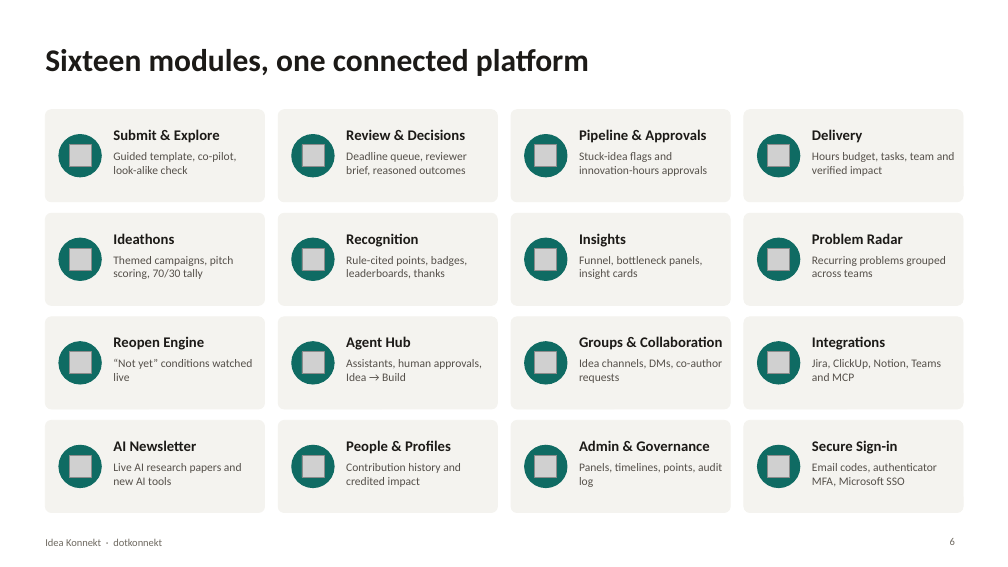
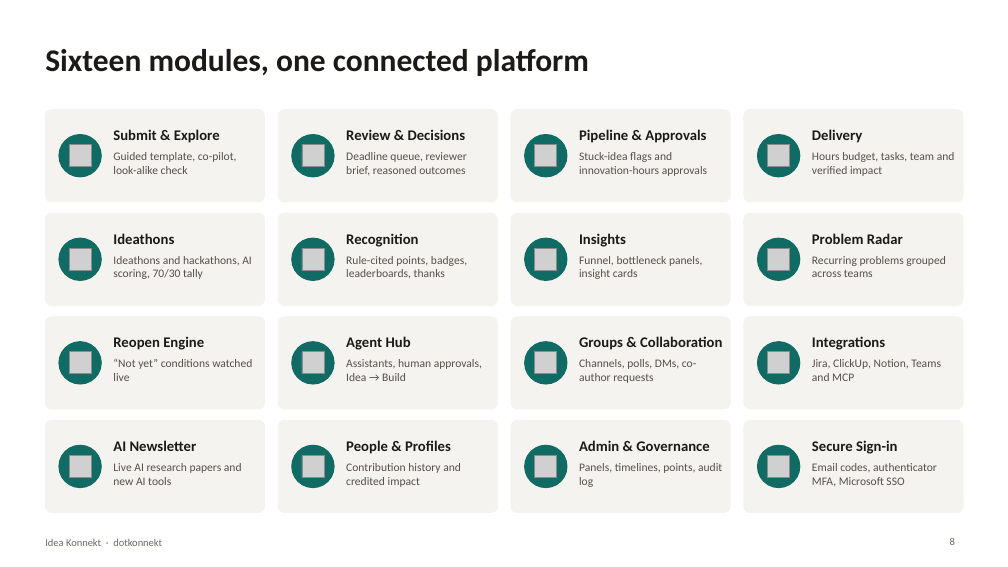
Before and after one commit to AmrithNiyogi/Idea-Hub, a slide deck: slide 8 of docs/project_docs/Idea_Konnekt_Demo.pptx (slide 6 before the commit). Drawn at 1008x567 pixels with LibreOffice and Linux fonts; fonts in the diff are those of the drawing; grey boxes stand for pictures. Boxes give left, top, right and bottom in pixels: in the first picture for what was removed or moved away, otherwise in the second. Text is boxed around its words. In the diff, an @@ line names an element or a change of style, - is before the commit and + after.

Commit message:
fix(ppt): updated the idea konnekt ppt

```diff
--- a/docs/project_docs/Idea_Konnekt_Demo.pptx
+++ b/docs/project_docs/Idea_Konnekt_Demo.pptx
@@ text at (x1=113, y1=256, x2=252, y2=279): text changed @@
-Themed campaigns, pitch scoring, 70/30 tally
+Ideathons and hackathons, AI scoring, 70/30 tally
@@ text at (x1=579, y1=359, x2=696, y2=383): text changed @@
-Idea channels, DMs, co-author requests
+Channels, polls, DMs, co-author requests
```
Also in this commit, not shown: 2 other slides changed, 8 slides added.
